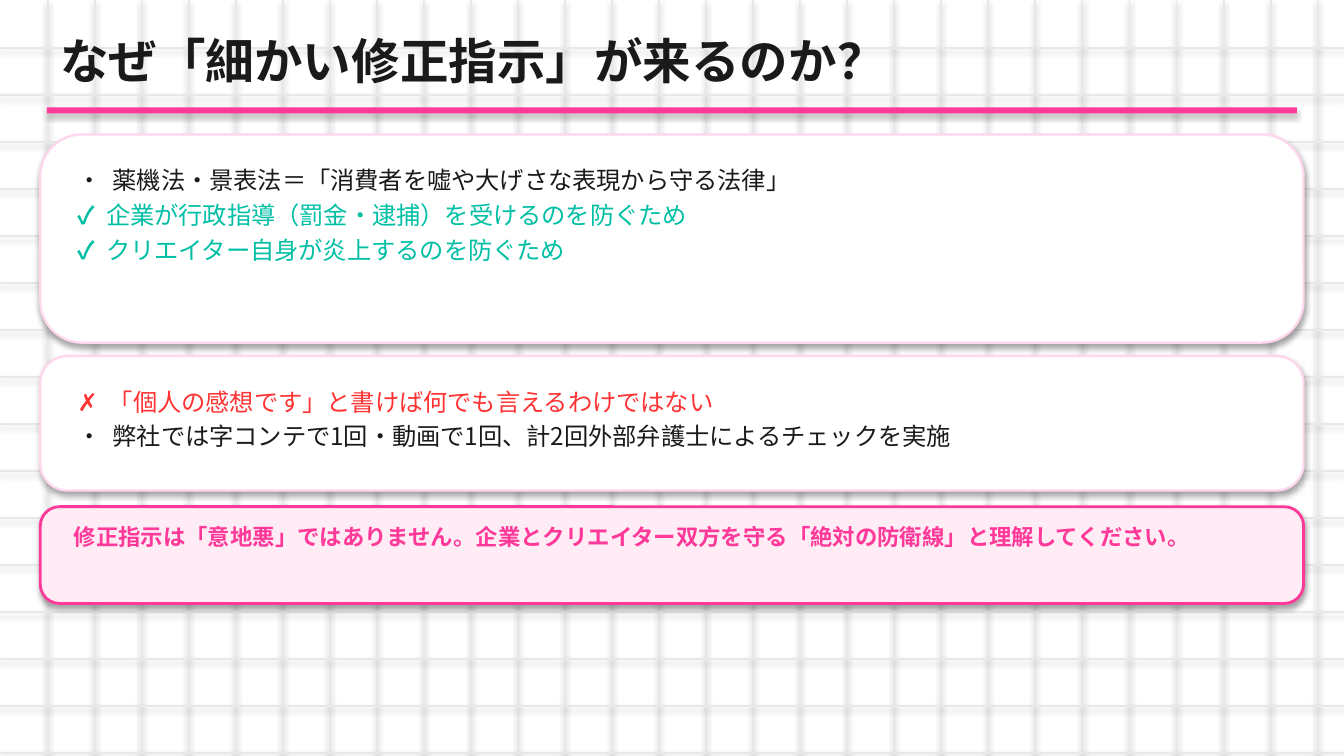
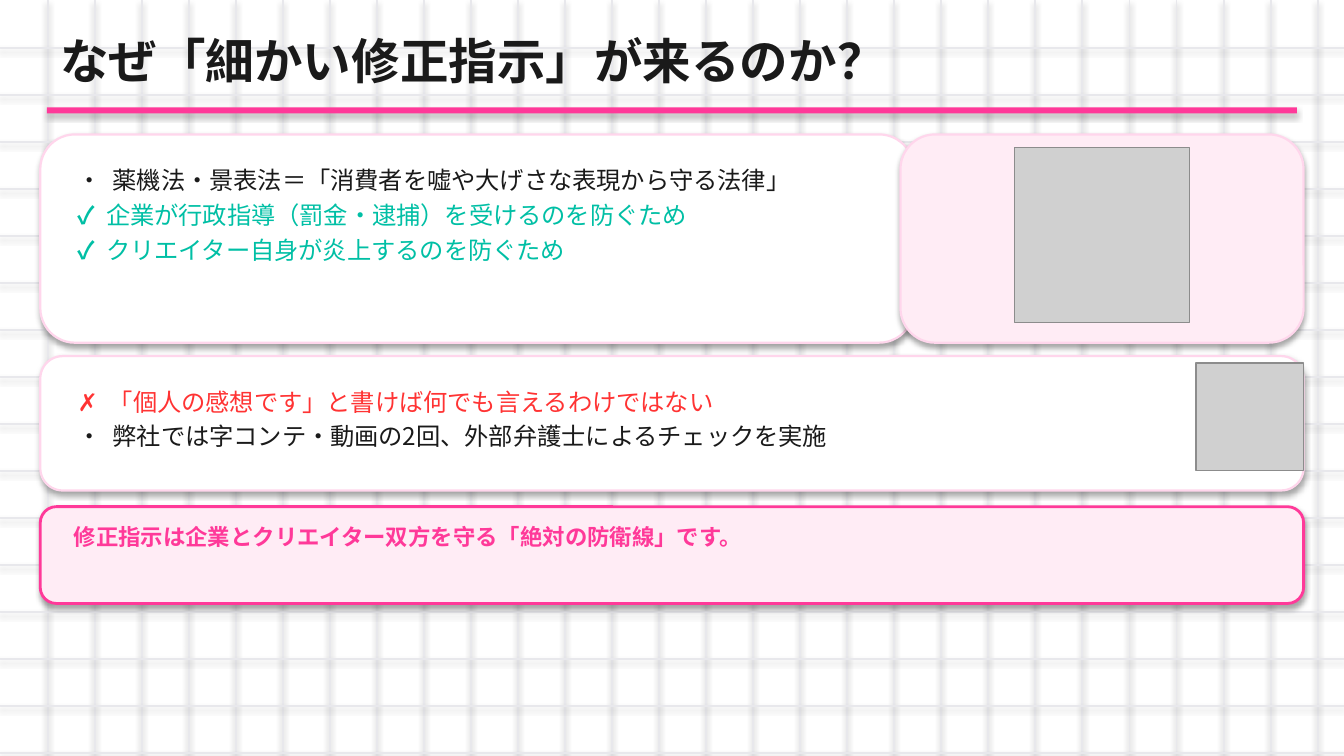
Before and after one commit to nagasawakai-eng/torihada-pptx-editor, a slide deck: slide 11 of TORIHADA_第2週_研修資料.pptx. Drawn at 1344x756 pixels with LibreOffice and Linux fonts; fonts in the diff are those of the drawing; grey boxes stand for pictures. Boxes give left, top, right and bottom in pixels: in the first picture for what was removed or moved away, otherwise in the second. Text is boxed around its words. In the diff, an @@ line names an element or a change of style, - is before the commit and + after.

Commit message:
第2週 アイコン・イラスト素材を全スライドに追加

```diff
--- a/TORIHADA_第2週_研修資料.pptx
+++ b/TORIHADA_第2週_研修資料.pptx
@@ rounded rectangle: place and size @@
-rounded rectangle at (40,134,1304,343)
+rounded rectangle at (40,134,914,343)
@@ rounded rectangle added at (900,134,1304,343), fill #FFECF5, outline #FFD6EC 1.2 pt @@
@@ picture added at (1015,148,1189,323) @@
@@ picture added at (1196,363,1304,470) @@
@@ text at (113,424,827,447): text changed @@
-• 弊社では字コンテで1回・動画で1回、計2回外部弁護士によるチェックを実施
+• 弊社では字コンテ・動画の2回、外部弁護士によるチェックを実施
@@ proportions changed in 3 elements at (40,134,914,343), (40,356,1304,491), (40,507,1304,603) @@
@@ text at (74,526,742,547): text changed @@
-修正指示は「意地悪」ではありません。企業とクリエイター双方を守る「絶対の防衛線」と理解してください。
+修正指示は企業とクリエイター双方を守る「絶対の防衛線」です。
```
Also in this commit, not shown: 26 other slides changed.
